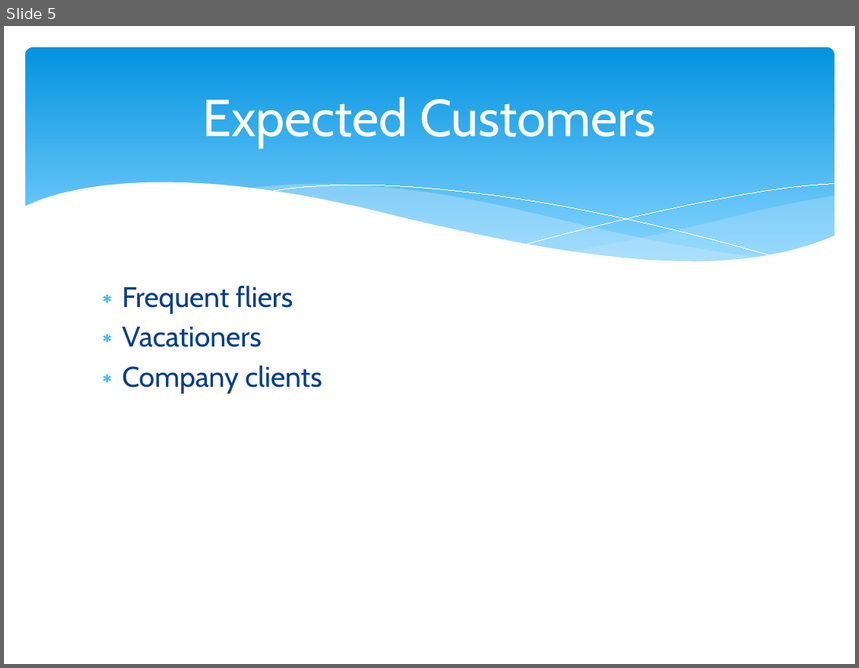
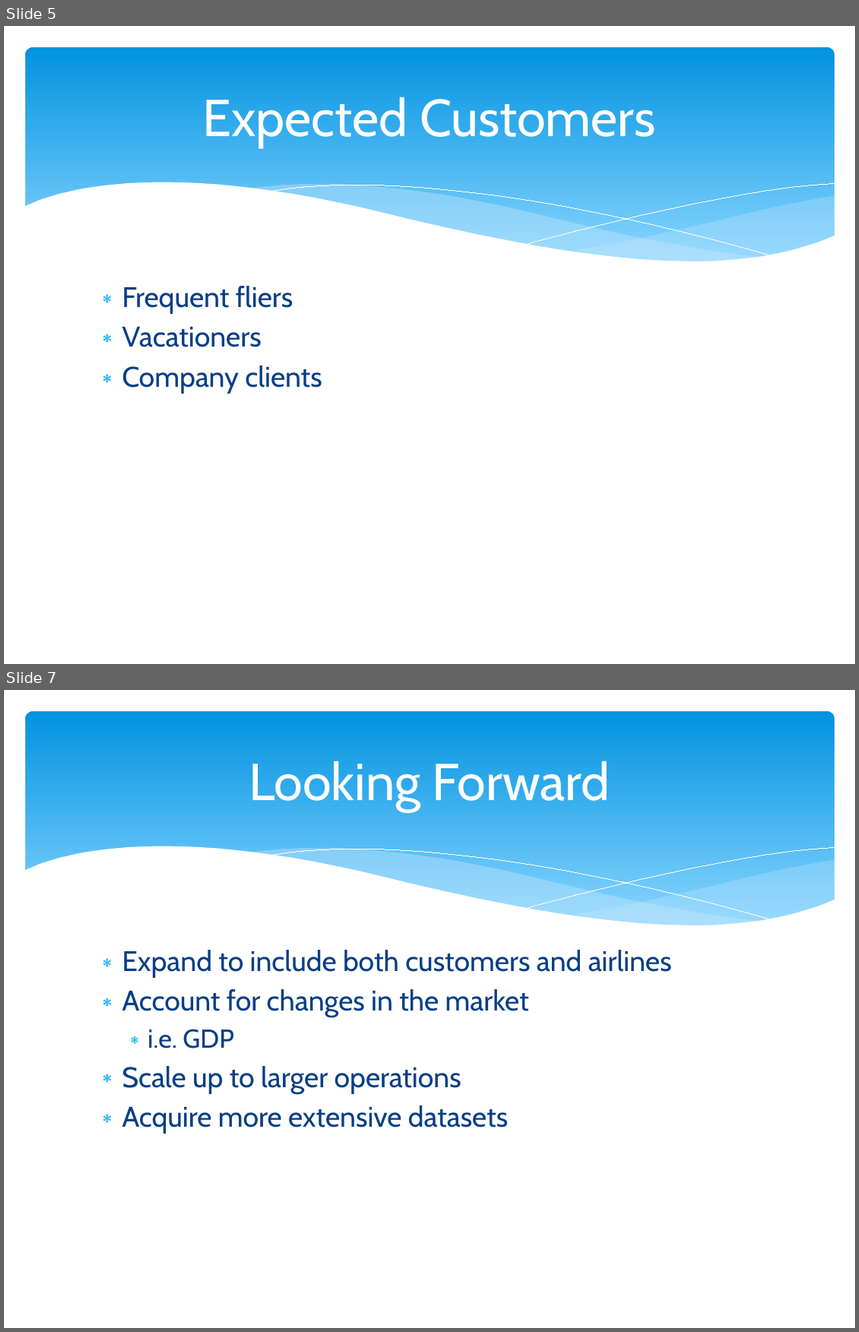
Before and after one commit to jey036/Your-Worst-Nightmare-Segfault, a slide deck: Skyfault.pptx. Shown one above the other, each under a label of ours: slide 5 before the commit, slides 5 and 7 after it; the slides between them are not shown. The pictures are 859x668 and 859x1332 pixels, drawn with LibreOffice and Linux fonts; fonts in the diff are those of the drawing. Boxes give left, top, right and bottom in pixels: in the first picture for what was removed or moved away, otherwise in the second. Text is boxed around its words. In the diff, an @@ line names an element or a change of style, - is before the commit and + after.

```diff
--- a/Skyfault.pptx
+++ b/Skyfault.pptx
@@ slide 7 added at [4, 690, 855, 1328], background #FFFFFF; not listed: 6 template elements that a slide beside it also shows @@
@@ title added at [249, 761, 610, 812], 44 pt, text #FFFFFF @@
+Looking Forward
@@ text added at [122, 950, 672, 1133], 24 pt, text #073E87 @@
+∗ Expand to include both customers and airlines
+∗ Account for changes in the market
+  ∗ i.e. GDP
+∗ Scale up to larger operations
+∗ Acquire more extensive datasets
```
Also in this commit, not shown: 3 slides changed.
